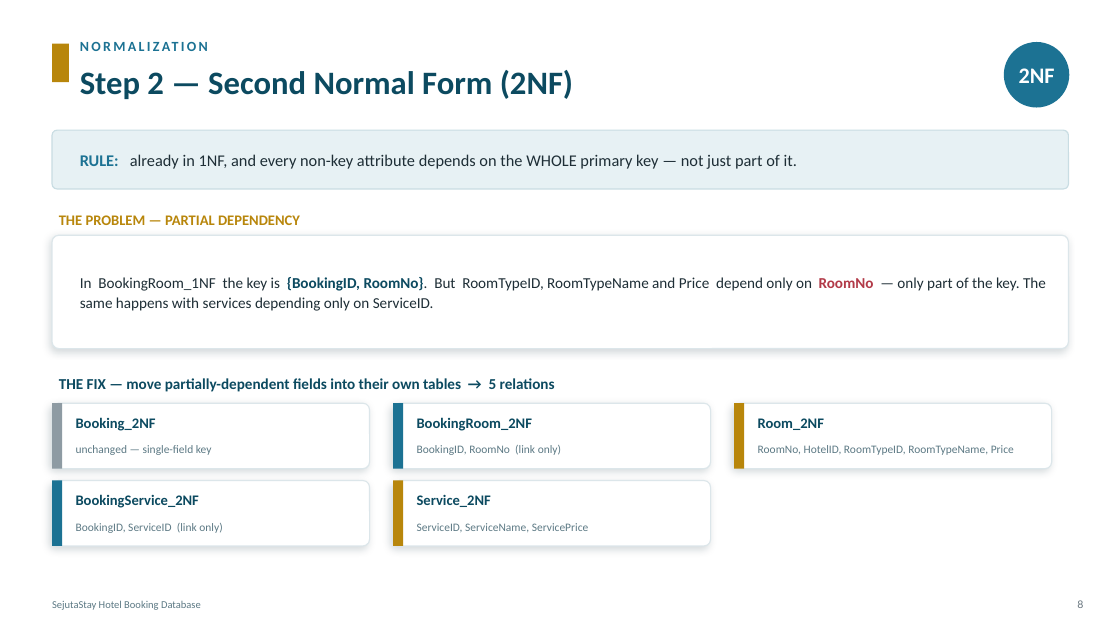
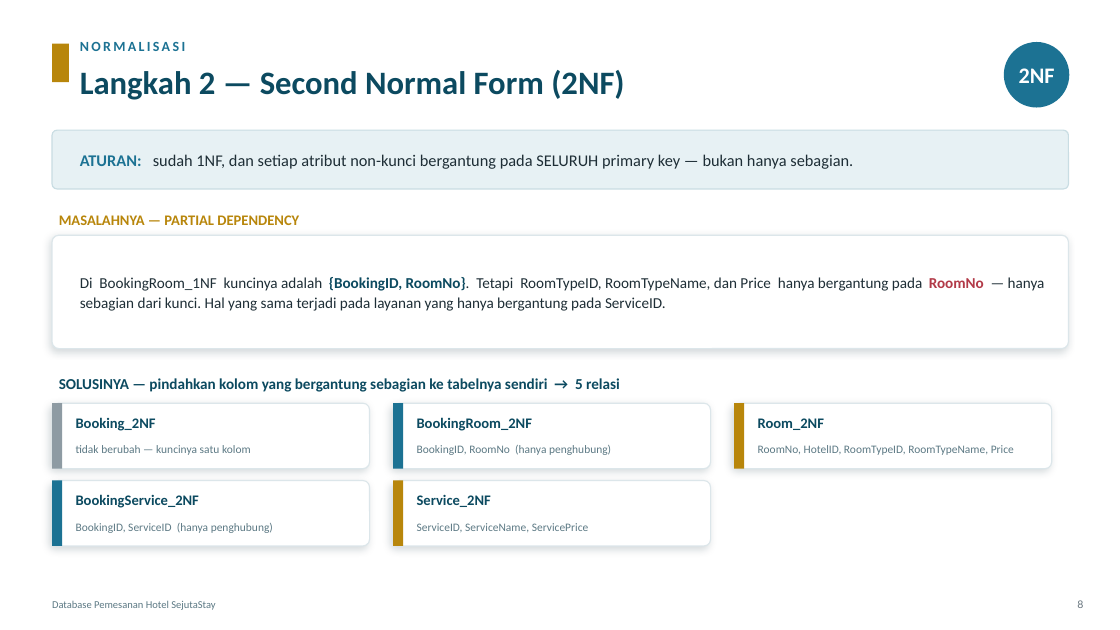
Before and after one commit to steffenkwik/Database-Project, a slide deck: slide 8 of Submission/(sub) SejutaStay_Presentation.pptx. Drawn at 1120x630 pixels with LibreOffice and Linux fonts; fonts in the diff are those of the drawing. Boxes give left, top, right and bottom in pixels: in the first picture for what was removed or moved away, otherwise in the second. Text is boxed around its words. In the diff, an @@ line names an element or a change of style, - is before the commit and + after.

```diff
--- a/Submission/(sub) SejutaStay_Presentation.pptx
+++ b/Submission/(sub) SejutaStay_Presentation.pptx
@@ text at [80,42,185,51]: text changed @@
-NORMALIZATION
+NORMALISASI
@@ text at [80,70,624,100]: text changed @@
-Step 2 — Second Normal Form (2NF)
+Langkah 2 — Second Normal Form (2NF)
@@ text at [80,154,853,169]: text changed @@
-RULE: already in 1NF, and every non-key attribute depends on the WHOLE primary key — not just part of it.
+ATURAN: sudah 1NF, dan setiap atribut non-kunci bergantung pada SELURUH primary key — bukan hanya sebagian.
@@ text at [59,215,299,225]: text changed @@
-THE PROBLEM — PARTIAL DEPENDENCY
+MASALAHNYA — PARTIAL DEPENDENCY
@@ text at [80,277,1045,311]: text changed @@
-In BookingRoom_1NF the key is {BookingID, RoomNo}. But RoomTypeID, RoomTypeName and Price depend only on RoomNo — only part of the key. The same happens with services depending only on ServiceID.
+Di BookingRoom_1NF kuncinya adalah {BookingID, RoomNo}. Tetapi RoomTypeID, RoomTypeName, dan Price hanya bergantung pada RoomNo — hanya sebagian dari kunci. Hal yang sama terjadi pada layanan yang hanya bergantung pada ServiceID.
@@ text at [59,378,620,392]: text changed @@
-THE FIX — move partially-dependent fields into their own tables → 5 relations
+SOLUSINYA — pindahkan kolom yang bergantung sebagian ke tabelnya sendiri → 5 relasi
@@ text at [76,445,251,455]: text changed @@
-unchanged — single-field key
+tidak berubah — kuncinya satu kolom
@@ text at [417,445,611,455]: text changed @@
-BookingID, RoomNo (link only)
+BookingID, RoomNo (hanya penghubung)
@@ text at [76,523,273,533]: text changed @@
-BookingID, ServiceID (link only)
+BookingID, ServiceID (hanya penghubung)
@@ text at [52,601,215,610]: text changed @@
-SejutaStay Hotel Booking Database
+Database Pemesanan Hotel SejutaStay
```
Also in this commit, not shown: 14 other slides changed, 2 other files.
